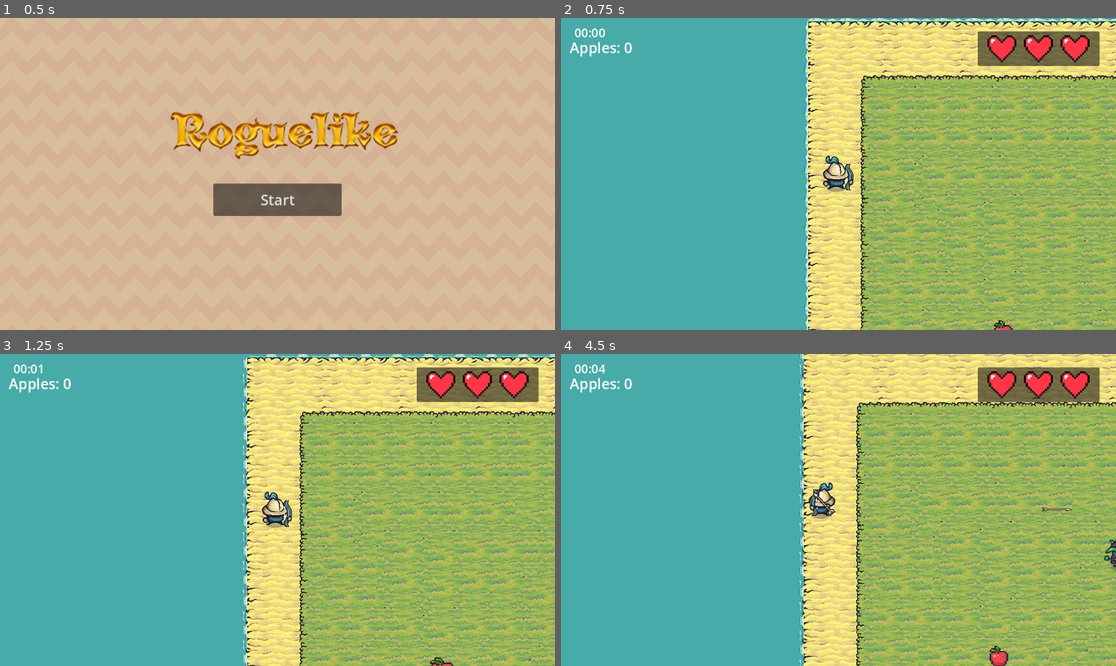
Above: before the commit, frames 1-4 (two rows, left to right).
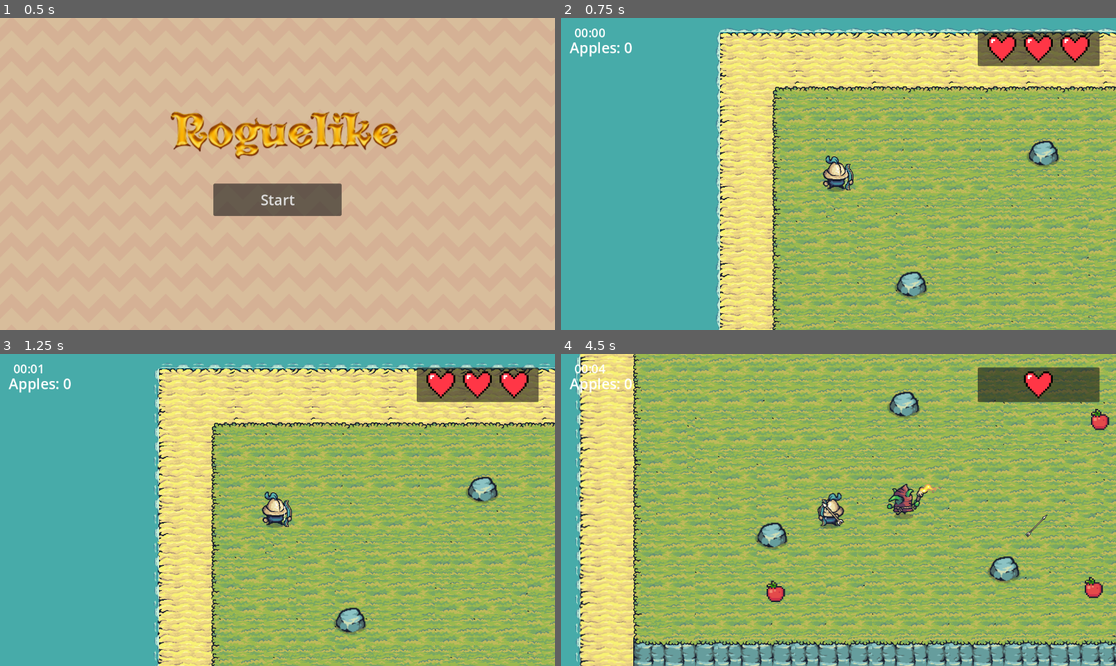
Above: after the commit, the same moments.

Repository: kclgdd/roguelike-2425
Game: Godot game, scene res://scenes/main_menu.tscn
The game is run twice, just before and just after one commit, with the same random seed, the same clock (stepped at 60 frames per second) and the same inputs.
Inputs:
- Up to frame 1 (0.5 s): no input
- Up to frame 2 (0.75 s): click "Start" at 0.5 s
- Up to frame 3 (1.25 s): no input
- Up to frame 4 (4.5 s): tap Enter at 1.25 s; hold D (right) 1.28-2.03 s; hold Space (shoot) 1.28-2.03 s; hold S (down) 2.03-2.78 s; tap Alt at 2.1, 3.6 s; hold D (right) 2.78-3.53 s; hold Space (shoot) 2.78-3.53 s; hold W (up) 3.53-4.28 s; hold A (left) from 4.28 s (still down); hold Space (shoot) from 4.28 s (still down)

Frame 1 is identical in both runs. In frame 2, 49% of the frame differs, in the area x 27-100%, y 0-100%; in frame 3, 49%; in frame 4, 82%, in the area x 2-100%, y 0-100%.

Commit message:
add rock obstacles and fix hero pathing around objects

Diff:
--- a/scenes/areas/main.tscn
+++ b/scenes/areas/main.tscn
@@ -10,6 +10,7 @@
 [ext_resource type="PackedScene" uid="uid://dsrxjilbjiw37" path="res://scenes/objects/arrow.tscn" id="7_4lkuw"]
 [ext_resource type="PackedScene" uid="uid://b01kpiacb7263" path="res://scenes/characters/enemy.tscn" id="8_acqbr"]
 [ext_resource type="PackedScene" uid="uid://0in1e05ufj6" path="res://scenes/objects/collectable.tscn" id="10_ei2x0"]
+[ext_resource type="PackedScene" uid="uid://cu2edmjg6c3hb" path="res://scenes/objects/rock.tscn" id="11_wjr2p"]
 
 [sub_resource type="TileSetAtlasSource" id="TileSetAtlasSource_3x82m"]
 texture = ExtResource("3_eunt4")
@@ -998,25 +999,45 @@
 15:13/0 = 0
 15:13/0/physics_layer_0/polygon_0/points = PackedVector2Array(-8, -8, 8, -8, 8, 8, -8, 8)
 0:14/0 = 0
+0:14/0/physics_layer_0/polygon_0/points = PackedVector2Array(-8, -8, 8, -8, 8, 8, -8, 8)
 7:14/0 = 0
+7:14/0/physics_layer_0/polygon_0/points = PackedVector2Array(-8, -8, 8, -8, 8, 8, -8, 8)
 8:14/0 = 0
+8:14/0/physics_layer_0/polygon_0/points = PackedVector2Array(-8, -8, 8, -8, 8, 8, -8, 8)
 9:14/0 = 0
+9:14/0/physics_layer_0/polygon_0/points = PackedVector2Array(-8, -8, 8, -8, 8, 8, -8, 8)
 12:14/0 = 0
+12:14/0/physics_layer_0/polygon_0/points = PackedVector2Array(-8, -8, 8, -8, 8, 8, -8, 8)
 13:14/0 = 0
+13:14/0/physics_layer_0/polygon_0/points = PackedVector2Array(-8, -8, 8, -8, 8, 8, -8, 8)
 14:14/0 = 0
+14:14/0/physics_layer_0/polygon_0/points = PackedVector2Array(-8, -8, 8, -8, 8, 8, -8, 8)
 15:14/0 = 0
+15:14/0/physics_layer_0/polygon_0/points = PackedVector2Array(-8, -8, 8, -8, 8, 8, -8, 8)
 0:15/0 = 0
+0:15/0/physics_layer_0/polygon_0/points = PackedVector2Array(-8, -8, 8, -8, 8, 8, -8, 8)
 1:15/0 = 0
+1:15/0/physics_layer_0/polygon_0/points = PackedVector2Array(-8, -8, 8, -8, 8, 8, -8, 8)
 2:15/0 = 0
+2:15/0/physics_layer_0/polygon_0/points = PackedVector2Array(-8, -8, 8, -8, 8, 8, -8, 8)
 3:15/0 = 0
+3:15/0/physics_layer_0/polygon_0/points = PackedVector2Array(-8, -8, 8, -8, 8, 8, -8, 8)
 4:15/0 = 0
+4:15/0/physics_layer_0/polygon_0/points = PackedVector2Array(-8, -8, 8, -8, 8, 8, -8, 8)
 5:15/0 = 0
+5:15/0/physics_layer_0/polygon_0/points = PackedVector2Array(-8, -8, 8, -8, 8, 8, -8, 8)
 6:15/0 = 0
+6:15/0/physics_layer_0/polygon_0/points = PackedVector2Array(-8, -8, 8, -8, 8, 8, -8, 8)
 11:15/0 = 0
+11:15/0/physics_layer_0/polygon_0/points = PackedVector2Array(-8, -8, 8, -8, 8, 8, -8, 8)
 12:15/0 = 0
+12:15/0/physics_layer_0/polygon_0/points = PackedVector2Array(-8, -8, 8, -8, 8, 8, -8, 8)
 13:15/0 = 0
+13:15/0/physics_layer_0/polygon_0/points = PackedVector2Array(-8, -8, 8, -8, 8, 8, -8, 8)
 14:15/0 = 0
+14:15/0/physics_layer_0/polygon_0/points = PackedVector2Array(-8, -8, 8, -8, 8, 8, -8, 8)
 15:15/0 = 0
+15:15/0/physics_layer_0/polygon_0/points = PackedVector2Array(-8, -8, 8, -8, 8, 8, -8, 8)
 0:16/0 = 0
 1:16/0 = 0
 2:16/0 = 0
@@ -1146,37 +1167,69 @@
 15:21/0 = 0
 15:21/0/physics_layer_0/polygon_0/points = PackedVector2Array(-8, -8, 8, -8, 8, 8, -8, 8)
 0:22/0 = 0
+0:22/0/physics_layer_0/polygon_0/points = PackedVector2Array(-8, -8, 8, -8, 8, 8, -8, 8)
 1:22/0 = 0
+1:22/0/physics_layer_0/polygon_0/points = PackedVector2Array(-8, -8, 8, -8, 8, 8, -8, 8)
 2:22/0 = 0
+2:22/0/physics_layer_0/polygon_0/points = PackedVector2Array(-8, -8, 8, -8, 8, 8, -8, 8)
 3:22/0 = 0
+3:22/0/physics_layer_0/polygon_0/points = PackedVector2Array(-8, -8, 8, -8, 8, 8, -8, 8)
 4:22/0 = 0
+4:22/0/physics_layer_0/polygon_0/points = PackedVector2Array(-8, -8, 8, -8, 8, 8, -8, 8)
 5:22/0 = 0
+5:22/0/physics_layer_0/polygon_0/points = PackedVector2Array(-8, -8, 8, -8, 8, 8, -8, 8)
 6:22/0 = 0
+6:22/0/physics_layer_0/polygon_0/points = PackedVector2Array(-8, -8, 8, -8, 8, 8, -8, 8)
 7:22/0 = 0
+7:22/0/physics_layer_0/polygon_0/points = PackedVector2Array(-8, -8, 8, -8, 8, 8, -8, 8)
 8:22/0 = 0
+8:22/0/physics_layer_0/polygon_0/points = PackedVector2Array(-8, -8, 8, -8, 8, 8, -8, 8)
 9:22/0 = 0
+9:22/0/physics_layer_0/polygon_0/points = PackedVector2Array(-8, -8, 8, -8, 8, 8, -8, 8)
 10:22/0 = 0
+10:22/0/physics_layer_0/polygon_0/points = PackedVector2Array(-8, -8, 8, -8, 8, 8, -8, 8)
 11:22/0 = 0
+11:22/0/physics_layer_0/polygon_0/points = PackedVector2Array(-8, -8, 8, -8, 8, 8, -8, 8)
 12:22/0 = 0
+12:22/0/physics_layer_0/polygon_0/points = PackedVector2Array(-8, -8, 8, -8, 8, 8, -8, 8)
 13:22/0 = 0
+13:22/0/physics_layer_0/polygon_0/points = PackedVector2Array(-8, -8, 8, -8, 8, 8, -8, 8)
 14:22/0 = 0
+14:22/0/physics_layer_0/polygon_0/points = PackedVector2Array(-8, -8, 8, -8, 8, 8, -8, 8)
 15:22/0 = 0
+15:22/0/physics_layer_0/polygon_0/points = PackedVector2Array(-8, -8, 8, -8, 8, 8, -8, 8)
 0:23/0 = 0
+0:23/0/physics_layer_0/polygon_0/points = PackedVector2Array(-8, -8, 8, -8, 8, 8, -8, 8)
 1:23/0 = 0
+1:23/0/physics_layer_0/polygon_0/points = PackedVector2Array(-8, -8, 8, -8, 8, 8, -8, 8)
 2:23/0 = 0
+2:23/0/physics_layer_0/polygon_0/points = PackedVector2Array(-8, -8, 8, -8, 8, 8, -8, 8)
 3:23/0 = 0
+3:23/0/physics_layer_0/polygon_0/points = PackedVector2Array(-8, -8, 8, -8, 8, 8, -8, 8)
 4:23/0 = 0
+4:23/0/physics_layer_0/polygon_0/points = PackedVector2Array(-8, -8, 8, -8, 8, 8, -8, 8)
 5:23/0 = 0
+5:23/0/physics_layer_0/polygon_0/points = PackedVector2Array(-8, -8, 8, -8, 8, 8, -8, 8)
 6:23/0 = 0
+6:23/0/physics_layer_0/polygon_0/points = PackedVector2Array(-8, -8, 8, -8, 8, 8, -8, 8)
 7:23/0 = 0
+7:23/0/physics_layer_0/polygon_0/points = PackedVector2Array(-8, -8, 8, -8, 8, 8, -8, 8)
 8:23/0 = 0
+8:23/0/physics_layer_0/polygon_0/points = PackedVector2Array(-8, -8, 8, -8, 8, 8, -8, 8)
 9:23/0 = 0
+9:23/0/physics_layer_0/polygon_0/points = PackedVector2Array(-8, -8, 8, -8, 8, 8, -8, 8)
 10:23/0 = 0
+10:23/0/physics_layer_0/polygon_0/points = PackedVector2Array(-8, -8, 8, -8, 8, 8, -8, 8)
 11:23/0 = 0
+11:23/0/physics_layer_0/polygon_0/points = PackedVector2Array(-8, -8, 8, -8, 8, 8, -8, 8)
 12:23/0 = 0
+12:23/0/physics_layer_0/polygon_0/points = PackedVector2Array(-8, -8, 8, -8, 8, 8, -8, 8)
 13:23/0 = 0
+13:23/0/physics_layer_0/polygon_0/points = PackedVector2Array(-8, -8, 8, -8, 8, 8, -8, 8)
 14:23/0 = 0
+14:23/0/physics_layer_0/polygon_0/points = PackedVector2Array(-8, -8, 8, -8, 8, 8, -8, 8)
 15:23/0 = 0
+15:23/0/physics_layer_0/polygon_0/points = PackedVector2Array(-8, -8, 8, -8, 8, 8, -8, 8)
 0:28/0 = 0
 1:28/0 = 0
 2:28/0 = 0
@@ -1248,39 +1301,51 @@
 1:13/0 = 0
 1:13/0/physics_layer_0/polygon_0/points = PackedVector2Array(-8, -8, 8, -8, 8, 8, -8, 8)
 1:14/0 = 0
+1:14/0/physics_layer_0/polygon_0/points = PackedVector2Array(-8, -8, 8, -8, 8, 8, -8, 8)
 2:12/0 = 0
 2:12/0/physics_layer_0/polygon_0/points = PackedVector2Array(-8, -8, 8, -8, 8, 8, -8, 8)
 2:14/0 = 0
+2:14/0/physics_layer_0/polygon_0/points = PackedVector2Array(-8, -8, 8, -8, 8, 8, -8, 8)
 3:12/0 = 0
 3:12/0/physics_layer_0/polygon_0/points = PackedVector2Array(-8, -8, 8, -8, 8, 8, -8, 8)
 3:14/0 = 0
+3:14/0/physics_layer_0/polygon_0/points = PackedVector2Array(-8, -8, 8, -8, 8, 8, -8, 8)
 4:12/0 = 0
 4:12/0/physics_layer_0/polygon_0/points = PackedVector2Array(-8, -8, 8, -8, 8, 8, -8, 8)
 4:14/0 = 0
+4:14/0/physics_layer_0/polygon_0/points = PackedVector2Array(-8, -8, 8, -8, 8, 8, -8, 8)
 5:12/0 = 0
 5:12/0/physics_layer_0/polygon_0/points = PackedVector2Array(-8, -8, 8, -8, 8, 8, -8, 8)
 5:14/0 = 0
+5:14/0/physics_layer_0/polygon_0/points = PackedVector2Array(-8, -8, 8, -8, 8, 8, -8, 8)
 6:12/0 = 0
 6:12/0/physics_layer_0/polygon_0/points = PackedVector2Array(-8, -8, 8, -8, 8, 8, -8, 8)
 6:14/0 = 0
+6:14/0/physics_layer_0/polygon_0/points = PackedVector2Array(-8, -8, 8, -8, 8, 8, -8, 8)
 7:12/0 = 0
 7:12/0/physics_layer_0/polygon_0/points = PackedVector2Array(-8, -8, 8, -8, 8, 8, -8, 8)
 7:15/0 = 0
+7:15/0/physics_layer_0/polygon_0/points = PackedVector2Array(-8, -8, 8, -8, 8, 8, -8, 8)
 8:12/0 = 0
 8:12/0/physics_layer_0/polygon_0/points = PackedVector2Array(-8, -8, 8, -8, 8, 8, -8, 8)
 8:15/0 = 0
+8:15/0/physics_layer_0/polygon_0/points = PackedVector2Array(-8, -8, 8, -8, 8, 8, -8, 8)
 9:12/0 = 0
 9:12/0/physics_layer_0/polygon_0/points = PackedVector2Array(-8, -8, 8, -8, 8, 8, -8, 8)
 9:13/0 = 0
 9:13/0/physics_layer_0/polygon_0/points = PackedVector2Array(-8, -8, 8, -8, 8, 8, -8, 8)
 9:15/0 = 0
+9:15/0/physics_layer_0/polygon_0/points = PackedVector2Array(-8, -8, 8, -8, 8, 8, -8, 8)
 10:13/0 = 0
 10:13/0/physics_layer_0/polygon_0/points = PackedVector2Array(-8, -8, 8, -8, 8, 8, -8, 8)
 10:14/0 = 0
+10:14/0/physics_layer_0/polygon_0/points = PackedVector2Array(-8, -8, 8, -8, 8, 8, -8, 8)
 10:15/0 = 0
+10:15/0/physics_layer_0/polygon_0/points = PackedVector2Array(-8, -8, 8, -8, 8, 8, -8, 8)
 11:13/0 = 0
 11:13/0/physics_layer_0/polygon_0/points = PackedVector2Array(-8, -8, 8, -8, 8, 8, -8, 8)
 11:14/0 = 0
+11:14/0/physics_layer_0/polygon_0/points = PackedVector2Array(-8, -8, 8, -8, 8, 8, -8, 8)
 
 [sub_resource type="TileSet" id="TileSet_fmi58"]
 physics_layer_0/collision_layer = 1
@@ -2406,8 +2471,19 @@
 position = Vector2(1120, 321)
 target_level = ExtResource("5_akvnr")
 
+[node name="Obstacles" type="Node" parent="."]
+
+[node name="Rock1" parent="Obstacles" instance=ExtResource("11_wjr2p")]
+position = Vector2(560, 141)
+
+[node name="Rock2" parent="Obstacles" instance=ExtResource("11_wjr2p")]
+position = Vector2(286, 413)
+
+[node name="Rock3" parent="Obstacles" instance=ExtResource("11_wjr2p")]
+position = Vector2(768, 483)
+
 [node name="CharacterBody2D" parent="." instance=ExtResource("6_ttbnw")]
-position = Vector2(-50, 204)
+position = Vector2(133, 181)
 arrow_scene = ExtResource("7_4lkuw")
 
 [node name="Camera2D" type="Camera2D" parent="CharacterBody2D"]
--- a/scenes/characters/main_character.tscn
+++ b/scenes/characters/main_character.tscn
@@ -170,7 +170,7 @@
 }]
 
 [sub_resource type="RectangleShape2D" id="RectangleShape2D_8xrdw"]
-size = Vector2(38, 54)
+size = Vector2(38, 25)
 
 [sub_resource type="CapsuleShape2D" id="CapsuleShape2D_kirqi"]
 radius = 10.5555
@@ -185,7 +185,7 @@
 autoplay = "default"
 
 [node name="CollisionShape2D" type="CollisionShape2D" parent="."]
-position = Vector2(-2, 5)
+position = Vector2(-2, 19.5)
 shape = SubResource("RectangleShape2D_8xrdw")
 
 [node name="Hurtbox" parent="." instance=ExtResource("3_m4ojt")]
--- /dev/null
+++ b/scenes/objects/rock.tscn
@@ -0,0 +1,18 @@
+[gd_scene load_steps=3 format=3 uid="uid://cu2edmjg6c3hb"]
+
+[ext_resource type="Texture2D" uid="uid://b3ckngy2wlqw4" path="res://images/objects/06.png" id="1_mqkq1"]
+
+[sub_resource type="CircleShape2D" id="CircleShape2D_twtor"]
+radius = 23.2594
+
+[node name="StaticBody2D" type="StaticBody2D"]
+position = Vector2(2, 1)
+
+[node name="Sprite2D" type="Sprite2D" parent="."]
+position = Vector2(-1, 0)
+scale = Vector2(1.55084, 1.63529)
+texture = ExtResource("1_mqkq1")
+
+[node name="CollisionShape2D" type="CollisionShape2D" parent="."]
+position = Vector2(5, -1)
+shape = SubResource("CircleShape2D_twtor")
Binary file added: images/objects/06.png
Not shown, added: images/objects/06.png.import
Not shown: 1 places in scenes/areas/main.tscn that only renumber resources
